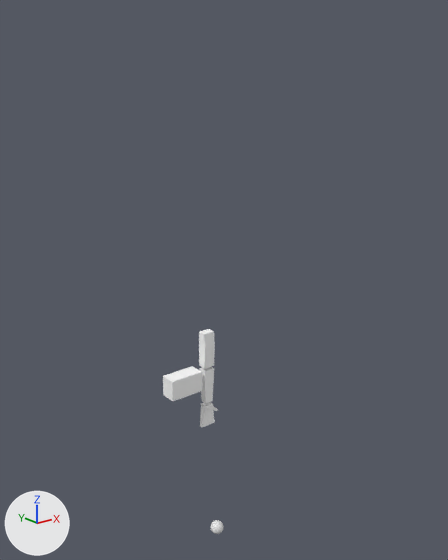
One commit to the glTF model inmoov.glb: the scene before it, then after it.
Camera for both pictures: a 50 mm camera at (-2.25, -3.28, 2.08) aimed at (0.18, -0.24, 0.86). Lighting does not change. The marker at lower left points along +X, +Y and +Z. Where no turn or scale is listed for an object, it has been applied to the vertices. Vertices at the same position are counted once.

Objects in the first picture: 'midstom', 'shoulder_l', 'target_l'.
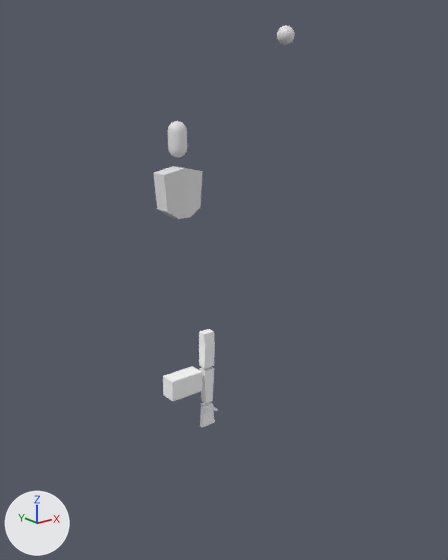
Location of each change, [x1, y1, x2, y2] in pixels of the pictures (448 x 560 px):
'topstom', added: after [153, 166, 203, 219]
'head', added: after [168, 121, 187, 158]
'target_l', reshaped, moved, rescaled (46% wider, 33% taller): before [211, 520, 223, 534]; after [277, 26, 295, 45]

Patch to the scene script:
```diff
--- a/inmoov.glb.py
+++ b/inmoov.glb.py
@@ me_sphere @@
 me_sphere.from_pydata(...)  # 482 vertices, 960 faces; spans x -1.0..1.0, y -1.0..1.0, z -1.0..1.0
 # used by ob_target_l; location = (0.212, -0.113, -1.165); scale = (-0.0497, -0.0497, -0.0497)
+# me_sphere part 1: the whole mesh is multiplied about its middle by the matrix ((-0.05, 0.0, 0.0), (0.0, -0.05, 0.0), (0.0, 0.0, -0.05))
@@ me_cube_001 @@
+me_cube_001.from_pydata(...)  # 16 vertices, 28 faces; spans x -0.146..0.146, y -0.077..0.061, z -0.182..0.136
@@ me_mesh @@
+me_mesh.from_pydata(...)  # 272 vertices, 540 faces; spans x -0.059..0.059, y -0.059..0.059, z -0.11..0.11
@@ ob_target_l @@
 ob_target_l = bpy.data.objects.new('target_l', me_sphere)
-ob_target_l.location = (0.212, -0.113, -1.165)
-ob_target_l.scale = (-0.0497, -0.0497, -0.0497)
+ob_target_l.location = (0.328, -0.601, 2.347)
@@ ob_topstom @@
+ob_topstom = bpy.data.objects.new('topstom', me_cube_001)
+ob_topstom.location = (0.0, 0.0, 1.453)
@@ ob_head @@
+ob_head = bpy.data.objects.new('head', me_mesh)
+ob_head.location = (0.0, 0.0, 1.76)
```
